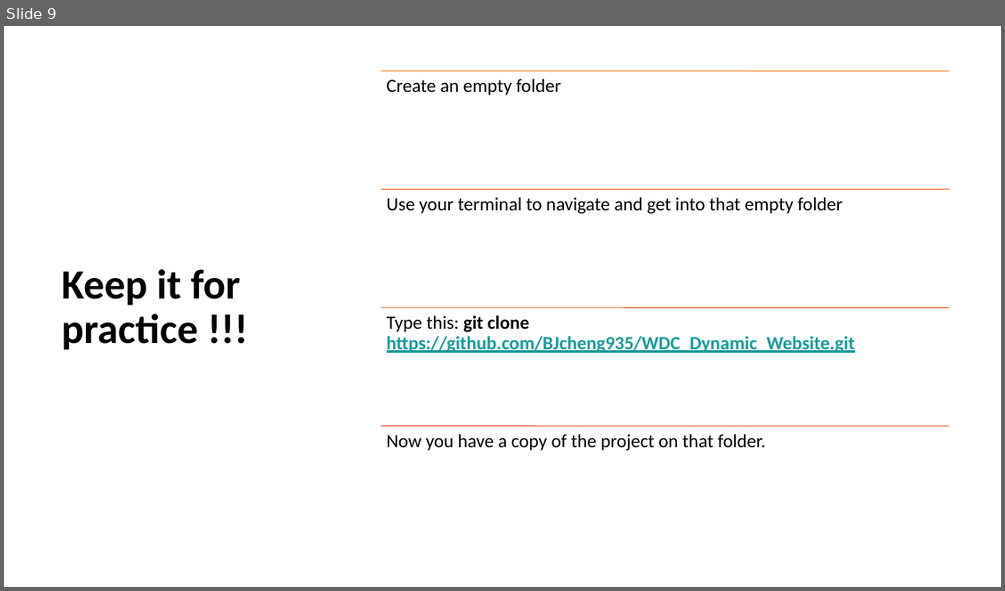
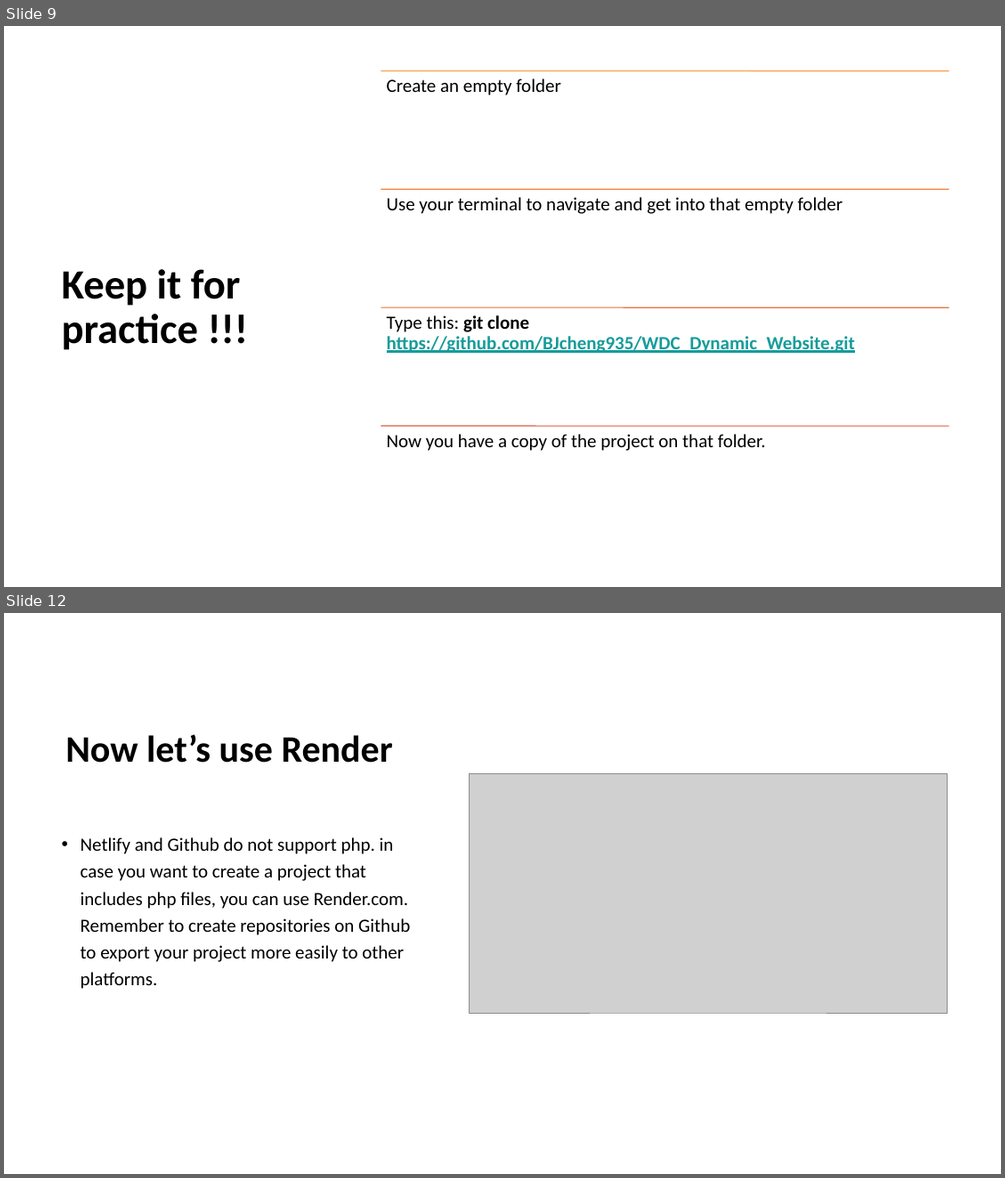
Before and after one commit to BJcheng935/WDC_Dynamic_Website, a slide deck: Dynamic Webpages.pptx. Shown one above the other, each under a label of ours: slide 9 before the commit, slides 9 and 12 after it; the slides between them are not shown. The pictures are 1005x591 and 1005x1178 pixels, drawn with LibreOffice and Linux fonts; fonts in the diff are those of the drawing; grey boxes stand for pictures. Boxes give left, top, right and bottom in pixels: in the first picture for what was removed or moved away, otherwise in the second. Text is boxed around its words. In the diff, an @@ line names an element or a change of style, - is before the commit and + after.

```diff
--- a/Dynamic Webpages.pptx
+++ b/Dynamic Webpages.pptx
@@ slide 12 added at [4, 613, 1001, 1174], background #FFFFFF @@
@@ title added at [65, 734, 393, 763], 36 pt, text #000000, bold @@
+Now let’s use Render
@@ picture added at [469, 774, 947, 1013] @@
@@ text added at [81, 837, 410, 989], 18 pt, text #000000 @@
+• Netlify and Github do not support php. in case you want to create a project that includes php files, you can use Render.com. Remember to create repositories on Github to export your project more easily to other platforms.
```
Also in this commit, not shown: 2 other slides added, 1 other file.
